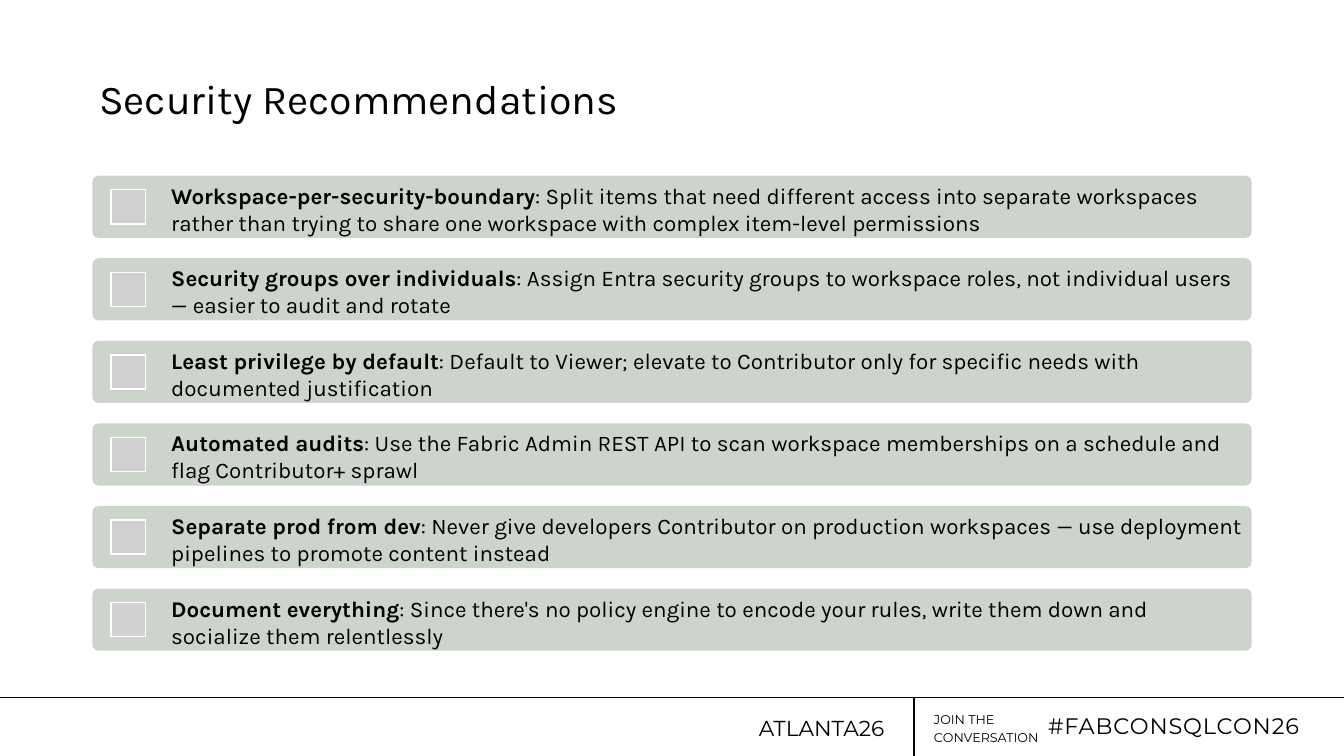
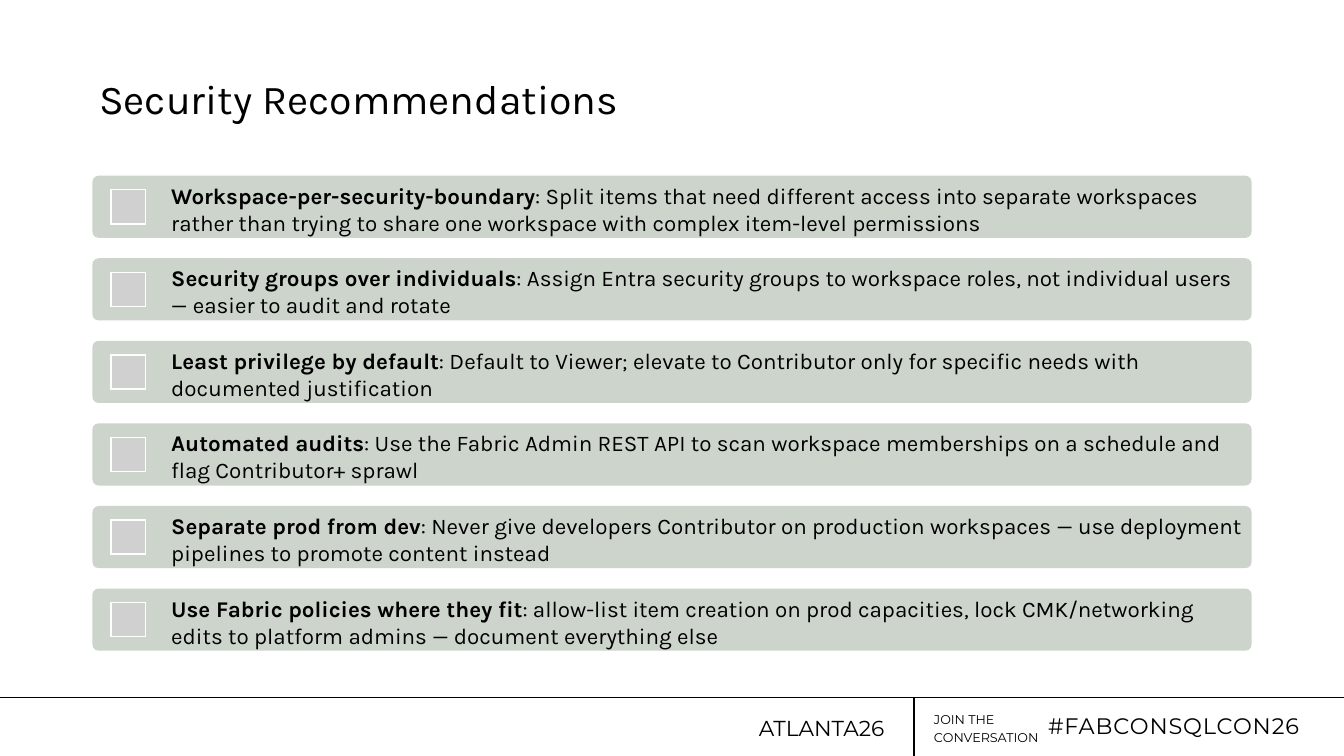
Before and after one commit to jdanton/FabricWAF, a slide deck: slide 21 of Dantoni_FabCon26-WAF.pptx (slide 20 before the commit). Drawn at 1344x756 pixels with LibreOffice and Linux fonts; fonts in the diff are those of the drawing; grey boxes stand for pictures; background and template pictures are left out. Boxes give left, top, right and bottom in pixels: in the first picture for what was removed or moved away, otherwise in the second. Text is boxed around its words. In the diff, an @@ line names an element or a change of style, - is before the commit and + after.

```diff
--- a/Dantoni_FabCon26-WAF.pptx
+++ b/Dantoni_FabCon26-WAF.pptx
@@ text at [171,600,1193,650]: text changed @@
-Document everything: Since there's no policy engine to encode your rules, write them down and socialize them relentlessly
+Use Fabric policies where they fit: allow-list item creation on prod capacities, lock CMK/networking edits to platform admins — document everything else
```
Also in this commit, not shown: 7 other slides changed, 1 slide added, 5 slides removed.
